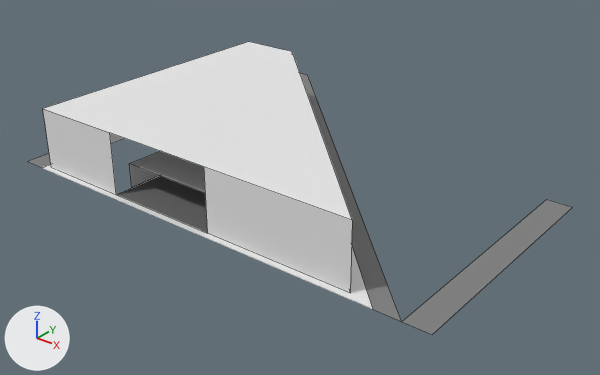
A saved change to the Blender file assets/models/districts/descalzas/market.blend.
Rendered twice from a 50 mm camera at (101.5, -122.3, 55.5) aimed at (25.5, -27.4, -3.3). Every picture has the same lights, and +X, +Y and +Z are marked at lower left. The picture after the commit comes second. Mesh edges are drawn as thin lines on the coarser meshes. Objects named as collision shapes, trigger or cutter boxes, shadow casters or lower levels of detail are left out.

Script lines for the objects in view, before the commit:
```python
me_plane_005 = bpy.data.meshes.new('Plane.005')
me_plane_005.from_pydata(...)  # 22 vertices, 15 faces; spans x -57.0..7.0, y -1.0..51.0, z 0.0..0.1
me_plane_005.materials.append(mat_material)  # white #e7e7e7
me_plane_006 = bpy.data.meshes.new('Plane.006')
me_plane_006.from_pydata(...)  # 12 vertices, 3 faces; spans x -37.0..1.0, y -63.0..1.0, z 0.0
me_plane_006.materials.append(mat_road_002)  # grey #808080
me_plane_015 = bpy.data.meshes.new('Plane.015')
me_plane_015.from_pydata([(-1.25, -1.25, 0.0), (1.12, -1.25, 0.0), (-1.25, 1.12, 0.0), (1.12, 1.12, 0.0)], [], [(0, 1, 3, 2)])
me_plane_015.materials.append(mat_floor)  # dark grey #666666
ob_floor = bpy.data.objects.new('Floor', me_plane_015)
ob_floor.location = (20.0, -42.0, 0.1)
ob_floor.scale = (8.0, 8.0, 8.0)
ob_roads = bpy.data.objects.new('Roads', me_plane_006)
ob_roads.location = (-9.0, -52.0, 0.0)
ob_roads.rotation_euler = (0.0, 0.0, 3.142)  # degrees (0, 0, 180)
ob_roads.scale = (2.0, 1.0, 1.0)
ob_sidewalk = bpy.data.objects.new('Sidewalk', me_plane_005)
ob_sidewalk.location = (0.0, -2.0, 0.0)
ob_sidewalk.rotation_euler = (0.0, 0.0, 3.142)  # degrees (0, 0, 180)
# also in view: 'Facade' at (23.5, -28.0, 5.1); 'Interior' at (19.5, -41.0, 2.1)
```
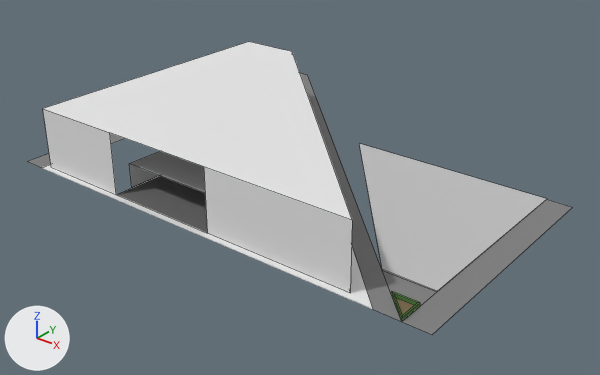
Changed parts and their boxes [x1, y1, x2, y2] in the pictures (600 x 375 px):
'Square', added: after [359, 143, 547, 321]
    faces in mat_ground_001 (light grey #bfbfbf): [359, 143, 547, 292]
    faces in mat_roadish_001 (grey #808080): [382, 270, 437, 306]
    faces in mat_bush_001 (green #4f7f3a): [391, 291, 420, 321]
    faces in mat_terrain_001 (brown #7a674c): [396, 298, 414, 315]

Edits to the bpy script that builds the scene:
```text
Add mat_roadish_001:
    mat_roadish_001 = principled_material('Roadish.001')
    mat_roadish_001.base_color = (0.216, 0.216, 0.216)  # grey #808080
    mat_roadish_001.roughness = 1.0
Add mat_bush_001:
    mat_bush_001 = principled_material('Bush.001')
    mat_bush_001.base_color = (0.0782, 0.212, 0.0423)  # green #4f7f3a
    mat_bush_001.roughness = 1.0
Add mat_ground_001:
    mat_ground_001 = principled_material('Ground.001')
    mat_ground_001.base_color = (0.521, 0.521, 0.521)  # light grey #bfbfbf
    mat_ground_001.roughness = 1.0
Add mat_terrain_001:
    mat_terrain_001 = principled_material('Terrain.001')
    mat_terrain_001.base_color = (0.195, 0.136, 0.0723)  # brown #7a674c
    mat_terrain_001.roughness = 1.0
Add me_plane_021:
    me_plane_021.from_pydata([(-4.0, 4.0, 0.0), (0.0, 4.0, 0.0), (0.0, 0.0, 0.0), (-8.0, 8.0, 0.0), (0.0, 8.0, 0.0), (-34.0, 40.0, 0.0), (0.0, 40.0, 0.0), (0.0, 8.0, 0.1), (-8.0, 8.0, 0.1), (0.0, 40.0, 0.1), (-34.0, 40.0, 0.1), (0.0, 0.0, 0.5), (0.0, 4.0, 0.5), (-4.0, 4.0, 0.5), (-0.3, 0.5, 0.5), (-0.3, 3.7, 0.5), (-3.5, 3.7, 0.5), (-0.3, 0.5, 0.0), (-0.3, 3.7, 0.0), (-3.5, 3.7, 0.0)], [], [(0, 2, 11, 13), (0, 1, 4, 3), (4, 6, 9, 7), (8, 7, 9, 10), (5, 3, 8, 10), (3, 4, 7, 8), (13, 11, 14, 16), (1, 0, 13, 12), (2, 1, 12, 11), (16, 14, 17, 19), (12, 13, 16, 15), (11, 12, 15, 14), (17, 18, 19), (15, 16, 19, 18), (14, 15, 18, 17)])
    for i in [1, 5]: me_plane_021.polygons[i].material_index = 1
    for i in [12]: me_plane_021.polygons[i].material_index = 2
    for i in [0, *range(6, 12), 13, 14]: me_plane_021.polygons[i].material_index = 3
    me_plane_021.materials.append(mat_ground_001)  # light grey #bfbfbf
    me_plane_021.materials.append(mat_roadish_001)  # grey #808080
    me_plane_021.materials.append(mat_terrain_001)  # brown #7a674c
    me_plane_021.materials.append(mat_bush_001)  # green #4f7f3a
Add ob_square:
    ob_square = bpy.data.objects.new('Square', me_plane_021)
    ob_square.location = (61.0, -53.0, 0.0)
    ob_square.rotation_euler = (0.0, 0.0, 6.283)  # degrees (0, 0, 360)
```
